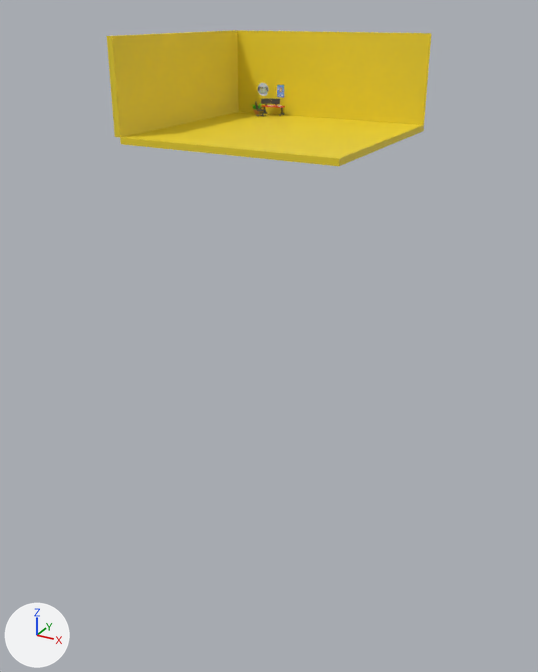
A saved change to the FBX model assets/Models/Scenes/Scene1.fbx.
Camera for both pictures: a 50 mm lens placed at (64.8, -115.6, 17.6), pointed at (4.3, -5.6, -37.4). The axes (+X, +Y, +Z) are drawn at lower left. The lights are the same throughout. Where no turn or scale is listed for an object, it has been applied to the vertices.

The first picture shows 'FloorAndWall'.
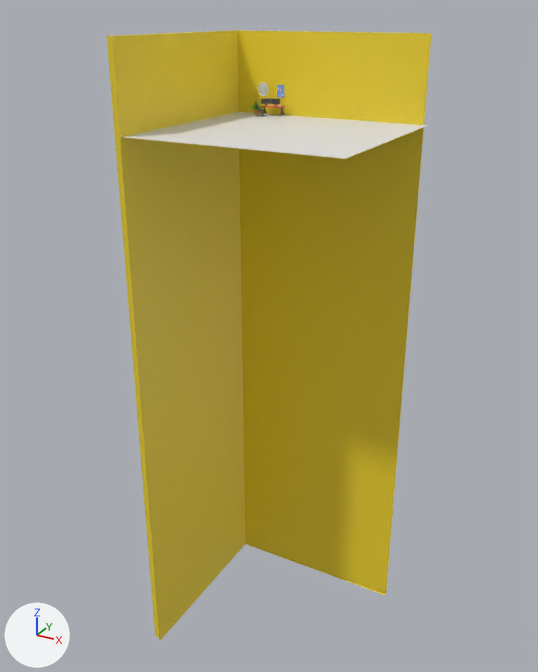
Boxes [x1, y1, x2, y2] around the edits, measured in the pictures (538 x 672 px):
'Wall', added (yellow)
    after: [107, 30, 431, 641]
'FloorAndWall', deleted (yellow)
    before: [107, 30, 431, 166]
'Floor1', added
    after: [124, 112, 428, 159]

The change, as a list of edits to the scene's bpy script:
```text
Add me_cube_002_1:
    me_cube_002_1.from_pydata(...)  # 194 vertices, 160 faces; spans x -10.6..26.0, y -26.3..8.3, z -100.1..14.0
    me_cube_002_1.materials.append(mat_floorandwall)  # yellow #eed32d
Add me_plane_003:
    me_plane_003.from_pydata([(-10.2, -26.0, 0.0), (26.7, -26.0, 0.0), (-10.2, 8.1, 0.0), (26.7, 8.1, 0.0)], [], [(0, 1, 3, 2)])
Remove ob_floorandwall:
    ob_floorandwall = bpy.data.objects.new('FloorAndWall', me_cube_002)
    ob_floorandwall.location = (0.0, -0.1, 0.0)
Add ob_wall:
    ob_wall = bpy.data.objects.new('Wall', me_cube_002_1)
    ob_wall.location = (0.0, -0.1, 0.0)
Add ob_floor1:
    ob_floor1 = bpy.data.objects.new('Floor1', me_plane_003)
    ob_floor1.location = (0.0, 0.0, 0.0)
```
